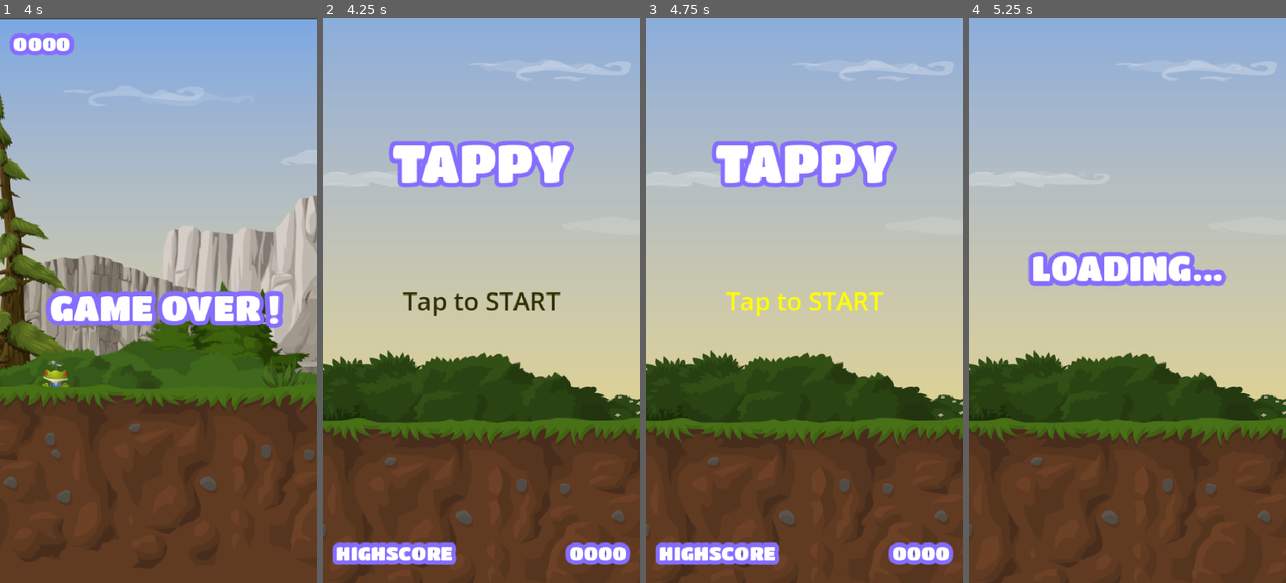
Above: before the commit, frames 1-4 (left to right).
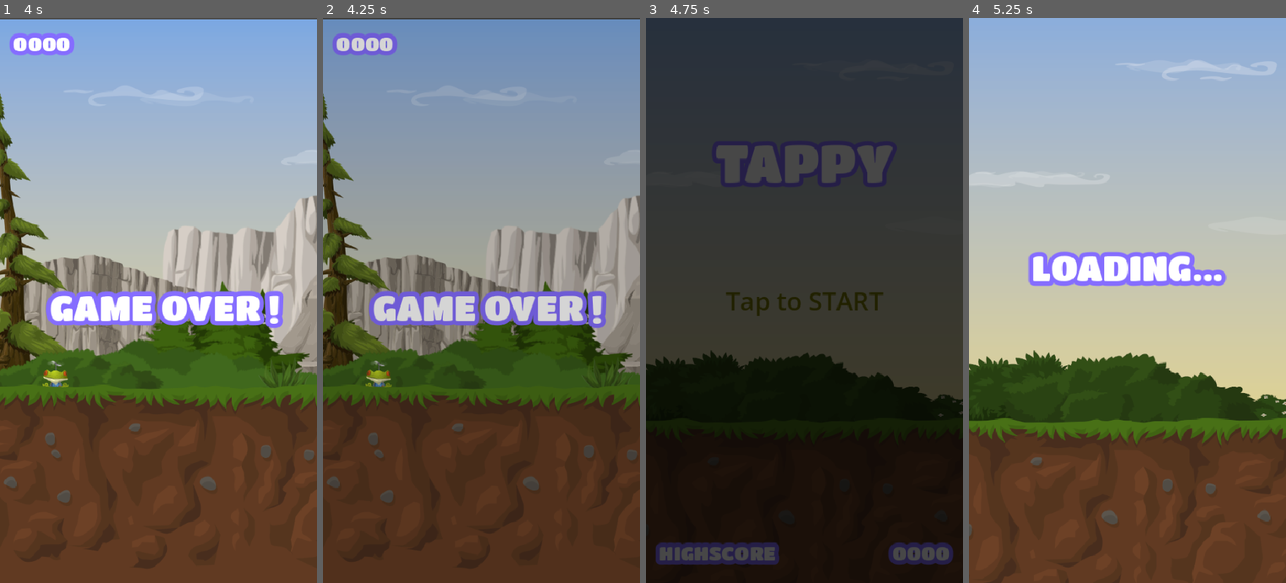
Above: after the commit, the same moments.

Repository: nzh0172/tappy
Game: Godot game, scene res://scenes/main.tscn
Same seed, same stepped clock (60 frames per second), same inputs: the game is played once before the commit and once after it.
Inputs (mouse positions are in pixels of both pictures, inside the frame that each line leads up to):
- Up to frame 1 (4 s): tap Enter at 0.5, 2.1, 3.5 s; move the mouse to (228, 272) at 0.52 s; hold Up (ui_up) 0.53-1.25 s; hold Space (fly) 0.53-1.25 s; click (228, 272) at 0.67 s; drag from (95, 328) to (142, 413) at 1.27 s; move the mouse to (190, 176) at 2.02 s; hold Down (ui_down) 2.03-2.75 s; hold Space (fly) 2.03-2.75 s; click (190, 176) at 2.17 s; drag from (142, 413) to (63, 215) at 2.77 s; move the mouse to (253, 385) at 3.52 s; hold Up (ui_up) from 3.53 s (still down); hold Space (fly) from 3.53 s (still down); tap F at 3.6 s; click (253, 385) at 3.67 s
- Up to frame 2 (4.25 s): keep holding Up (ui_up); keep holding Space (fly); tap T (main menu) at 4.15 s
- Up to frame 3 (4.75 s): release Up (ui_up) at 4.25 s; release Space (fly) at 4.25 s; tap Enter at 4.25 s; drag from (709, 215) to (756, 159) at 4.27 s
- Up to frame 4 (5.25 s): tap Enter at 5 s; move the mouse to (1143, 300) at 5.02 s; hold Up (ui_up) from 5.03 s (still down); hold Space (fly) from 5.03 s (still down); tap Backspace at 5.1 s; click (1143, 300) at 5.17 s

Frame 1 is identical in both runs. In frame 2, 76% of the frame differs, in the area x 0-100%, y 0-100%; in frame 3, 100%; in frame 4, nothing differs.

Commit message:
23 end: fade transition

Diff:
--- a/globals/game_manager.gd
+++ b/globals/game_manager.gd
@@ -19,7 +19,7 @@
 '''
 
 func load_main_scene() -> void:
-	get_tree().change_scene_to_packed(MAIN)
+	FadeTransition.load_main_scene()
 
 func load_game_scene() -> void:
 	get_tree().change_scene_to_packed(SIMPLE_TRANSITION)
--- a/project.godot
+++ b/project.godot
@@ -20,6 +20,7 @@
 GameManager="*uid://bkfsmq4ef62te"
 SignalHub="*uid://b2ges5iob07f8"
 ScoreManager="*uid://jo70gxt15w28"
+FadeTransition="*uid://c5b40nai3ryd0"
 
 [display]
 
--- a/scenes/fade_transition.tscn
+++ b/scenes/fade_transition.tscn
@@ -1,9 +1,10 @@
 [gd_scene format=3 uid="uid://c5b40nai3ryd0"]
 
 [ext_resource type="Script" uid="uid://2kyqncm6tuo6" path="res://scripts/fade_transition.gd" id="1_6uw4y"]
+[ext_resource type="PackedScene" uid="uid://8yhyev0gaydb" path="res://scenes/main.tscn" id="2_3nli8"]
+[ext_resource type="PackedScene" uid="uid://7fngfmfwj2cj" path="res://scenes/game.tscn" id="3_vxaoj"]
 
 [sub_resource type="Animation" id="Animation_x8c23"]
-length = 0.001
 tracks/0/type = "value"
 tracks/0/imported = false
 tracks/0/enabled = true
@@ -14,7 +15,7 @@
 "times": PackedFloat32Array(0),
 "transitions": PackedFloat32Array(1),
 "update": 0,
-"values": [Color(0, 0, 0, 1)]
+"values": [Color(0, 0, 0, 0)]
 }
 
 [sub_resource type="Animation" id="Animation_6uw4y"]
@@ -32,6 +33,20 @@
 "update": 0,
 "values": [Color(0, 0, 0, 0), Color(0, 0, 0, 1), Color(0, 0, 0, 0)]
 }
+tracks/1/type = "method"
+tracks/1/imported = false
+tracks/1/enabled = true
+tracks/1/path = NodePath(".")
+tracks/1/interp = 1
+tracks/1/loop_wrap = true
+tracks/1/keys = {
+"times": PackedFloat32Array(0.4),
+"transitions": PackedFloat32Array(1),
+"values": [{
+"args": [],
+"method": &"to_next_scene"
+}]
+}
 
 [sub_resource type="AnimationLibrary" id="AnimationLibrary_3nli8"]
 _data = {
@@ -40,17 +55,20 @@
 }
 
 [node name="CanvasLayer" type="CanvasLayer" unique_id=1328032113]
+process_mode = 3
+layer = 10
 script = ExtResource("1_6uw4y")
+main = ExtResource("2_3nli8")
+game = ExtResource("3_vxaoj")
 
 [node name="ColorRect" type="ColorRect" parent="." unique_id=2041801039]
 anchors_preset = 15
 anchor_right = 1.0
 anchor_bottom = 1.0
-offset_left = 1.0
-offset_right = 1.0
 grow_horizontal = 2
 grow_vertical = 2
-color = Color(0, 0, 0, 1)
+mouse_filter = 2
+color = Color(0, 0, 0, 0)
 
 [node name="AnimationPlayer" type="AnimationPlayer" parent="." unique_id=1283789217]
 libraries/ = SubResource("AnimationLibrary_3nli8")
--- a/scripts/fade_transition.gd
+++ b/scripts/fade_transition.gd
@@ -5,24 +5,23 @@
 
 var next_scene: PackedScene
 
-const MAIN = preload("uid://8yhyev0gaydb")
-const GAME = preload("uid://7fngfmfwj2cj")
-const SIMPLE_TRANSITION = preload("uid://tmn3s7sk1ojl")
 @onready var animation_player: AnimationPlayer = $AnimationPlayer
 
 '''
-Simple transition (with a scene): Main menu -> Game
-Fade transition (with black overlay): Game -> Main menu
+Simple transition (with a scene): Main menu -> Game (used onready var)
+Fade transition (with black overlay): Game -> Main menu (used export var)
 
 Transition is useful if the game needs to preload a lot of resources
 '''
 
+
+
 func load_main_scene() -> void:
-	get_tree().change_scene_to_packed(MAIN)
-
-func load_game_scene() -> void:
-	get_tree().change_scene_to_packed(SIMPLE_TRANSITION)
-	next_scene = GAME
+	start_transition(main)
 
 func to_next_scene() -> void:
 	get_tree().change_scene_to_packed(next_scene)
+
+func start_transition(_next_scene: PackedScene) -> void:
+	next_scene = _next_scene
+	animation_player.play("fade")
--- a/scripts/game_ui.gd
+++ b/scripts/game_ui.gd
@@ -33,9 +33,9 @@
 		# No need to do var manager = GameManager.new() and reference
 		# GameManager (autoload/global) is readily available
 		# All scenes are preloaded now on GameManager.
-		GameManager.load_main_scene()
+		FadeTransition.load_main_scene()
 	if jump_label_timer.is_stopped() and press_jump_label.is_visible() and event.is_action_pressed("fly"):
-		GameManager.load_main_scene()
+		FadeTransition.load_main_scene()
 
 func _on_jump_label_timer_timeout() -> void:
 	game_over_label.hide()
